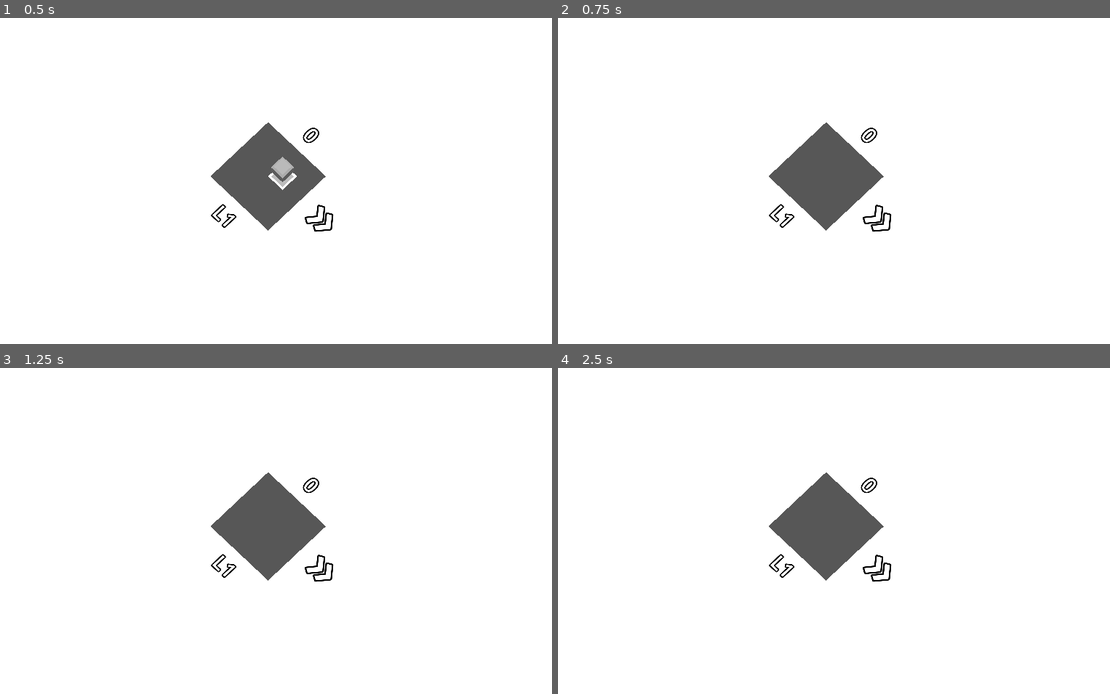
Above: before the commit, frames 1-4 (two rows, left to right).
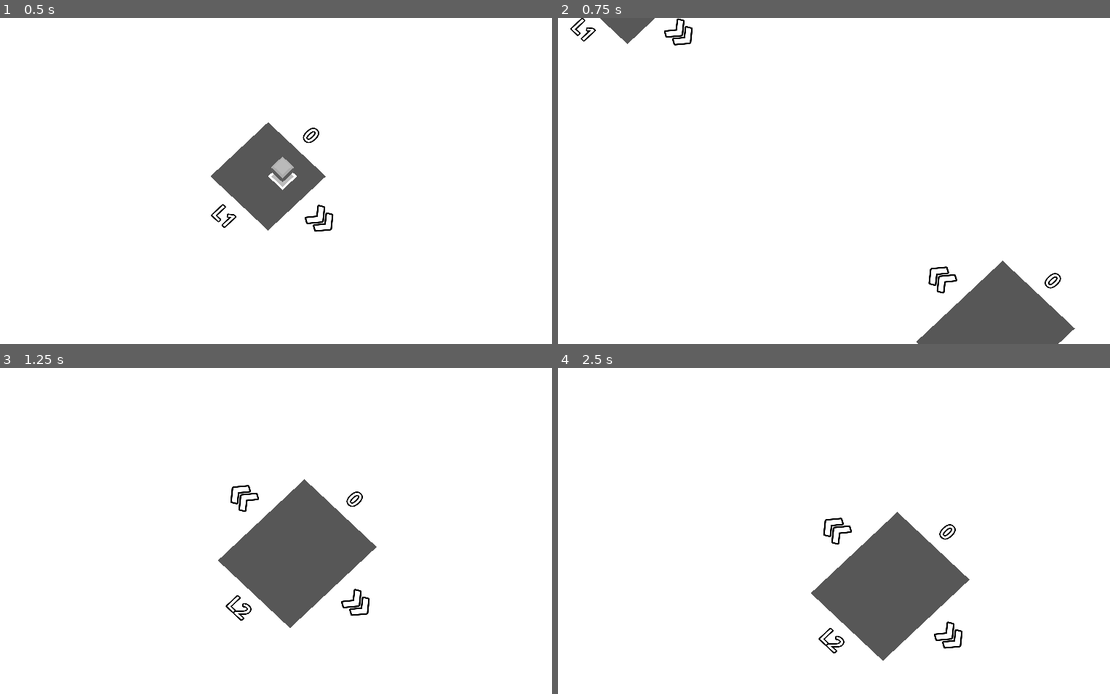
Above: after the commit, the same moments.

Repository: AlnisS/loop-stuff
Game: Godot game, scene res://main.tscn
Same seed, same stepped clock (60 frames per second), same inputs: the game is played once before the commit and once after it.
Inputs (mouse positions are in pixels of both pictures, inside the frame that each line leads up to):
- Up to frame 1 (0.5 s): no input
- Up to frame 2 (0.75 s): tap Enter at 0.5 s; move the mouse to (966, 164) at 0.52 s; hold Right (ui_right) from 0.53 s (still down); click (966, 164) at 0.6 s
- Up to frame 3 (1.25 s): keep holding Right (ui_right)
- Up to frame 4 (2.5 s): move the mouse to (723, 547) at 1.27 s; release Right (ui_right) at 1.28 s; hold Left (ui_left) 1.28-2.03 s; click (723, 547) at 1.35 s; move the mouse to (900, 459) at 2.02 s; hold Right (ui_right) from 2.03 s (still down); click (900, 459) at 2.1 s

Frame 1 is identical in both runs. In frame 2, 8.5% of the frame differs, in the area x 2-94%, y 0-100%; in frame 3, 6.1%; in frame 4, 10%, in the area x 38-75%, y 32-90%.

Commit message:
Arrow key level navigation

Diff:
--- a/main.gd
+++ b/main.gd
@@ -77,6 +77,11 @@
 		if hovered_button == "Back":
 			level = level.get_parent().get_child(level.get_index() - 1)
 
+	if Input.is_action_just_pressed("ui_left"):
+		var idx = level.get_index() - 1
+		if idx >= 0:
+			level = level.get_parent().get_child(idx)
+
 	var next_button = null
 	for node in level.get_children():
 		if node.name.begins_with("Next"):
@@ -84,10 +89,15 @@
 			break
 
 	if remaining_tiles == 0 or true:
-		next_button.show()
+		if next_button:
+			next_button.show()
 		if Input.is_action_just_pressed("click"):
 			if hovered_button == "Next":
 				level = level.get_parent().get_child(level.get_index() + 1)
+		elif Input.is_action_just_pressed("ui_right"):
+			var nl = level.get_parent().get_child(level.get_index() + 1)
+			if nl:
+				level = nl
 	else:
 		next_button.hide()
 
